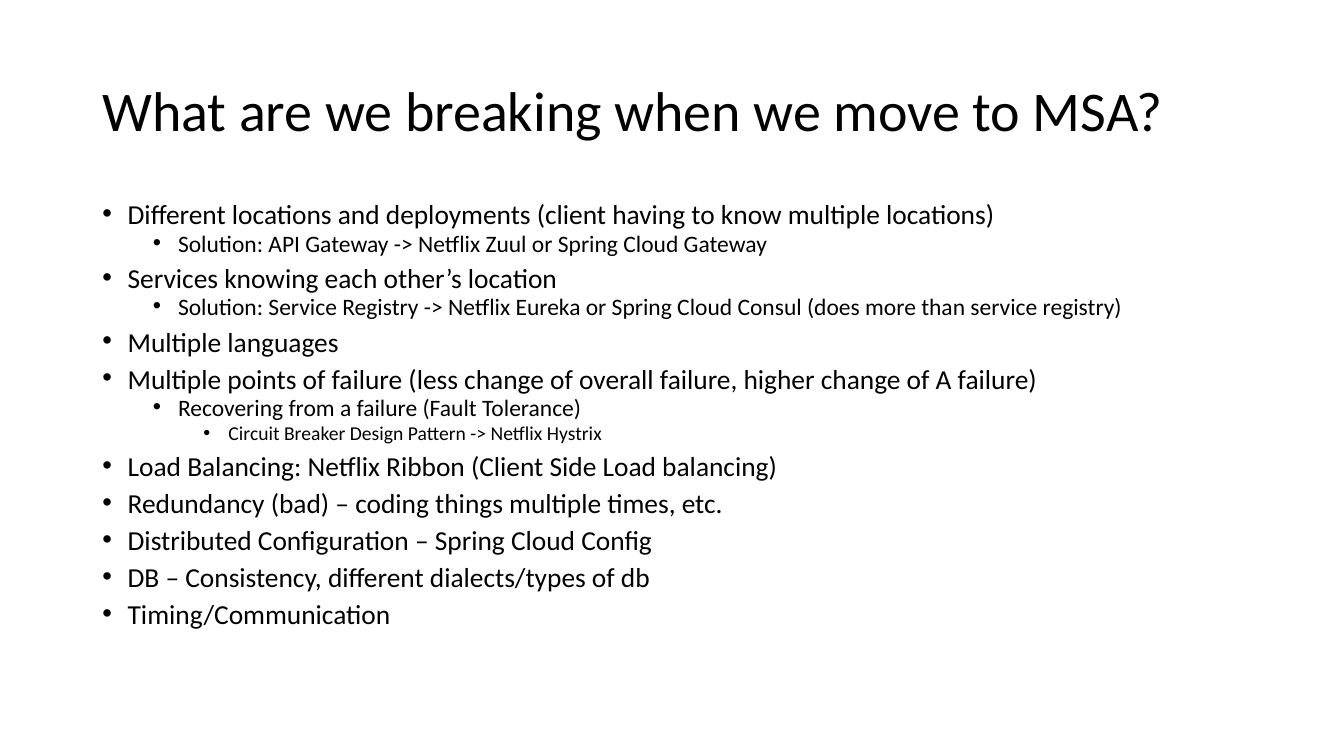
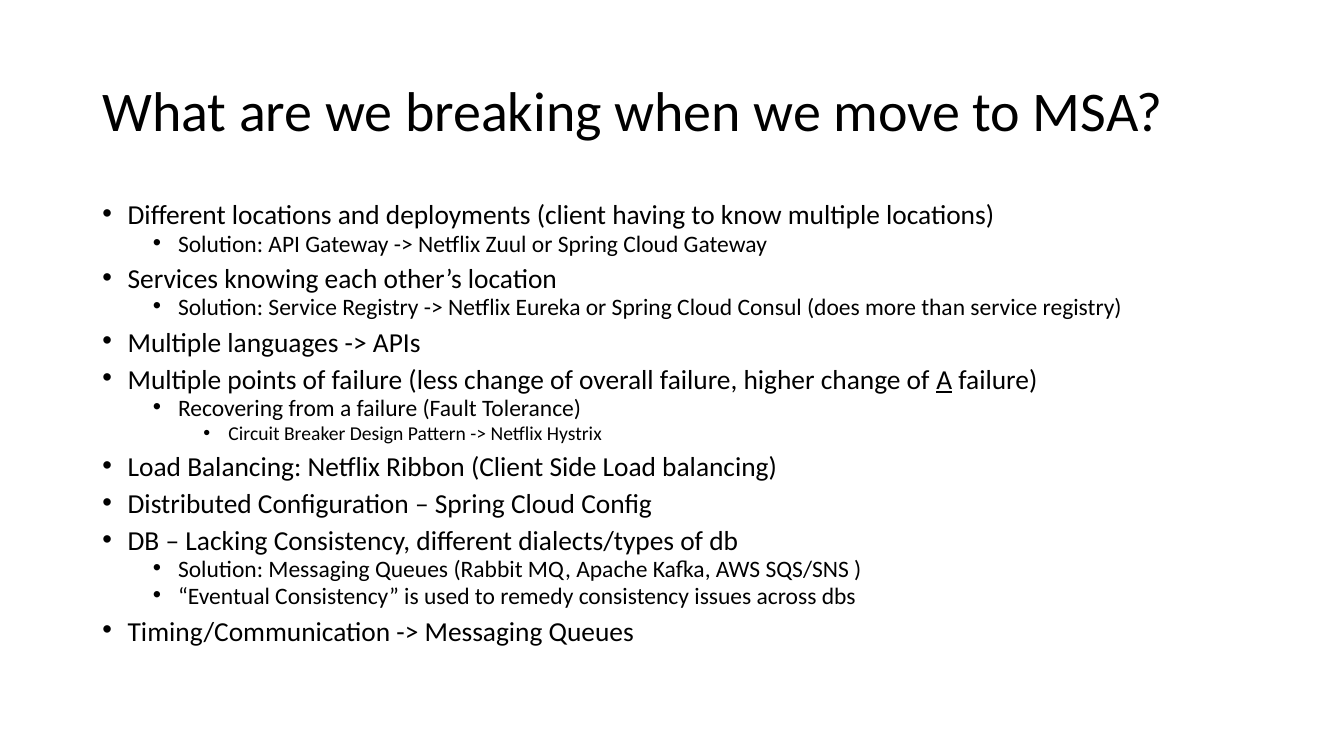
Before and after one commit to 2011JavaReact/Training, a slide deck: slide 10 of Week7/w7.pptx. Drawn at 1344x756 pixels with LibreOffice and Linux fonts; fonts in the diff are those of the drawing. Boxes give left, top, right and bottom in pixels: in the first picture for what was removed or moved away, otherwise in the second. Text is boxed around its words. In the diff, an @@ line names an element or a change of style, - is before the commit and + after.

Commit message:
edited ppt

```diff
--- a/Week7/w7.pptx
+++ b/Week7/w7.pptx
@@ text at <box>128,333,421,357</box>: text changed @@
-• Multiple languages
+• Multiple languages -> APIs
@@ text at <box>128,369,1037,394</box>: underline on in "A" @@
@@ text at <box>128,493,723,518</box>: paragraph removed @@
-• Redundancy (bad) – coding things multiple times, etc.
@@ text at <box>128,531,856,646</box>: text changed; size 19.6 to 16.8 pt @@
-• DB – Consistency, different dialects/types of db
-• Timing/Communication
+• DB – Lacking Consistency, different dialects/types of db
+  • Solution: Messaging Queues (Rabbit MQ, Apache Kafka, AWS SQS/SNS )
+  • “Eventual Consistency” is used to remedy consistency issues across dbs
+• Timing/Communication -> Messaging Queues
```
Also in this commit, not shown: 1 other slide changed, 5 slides added.
